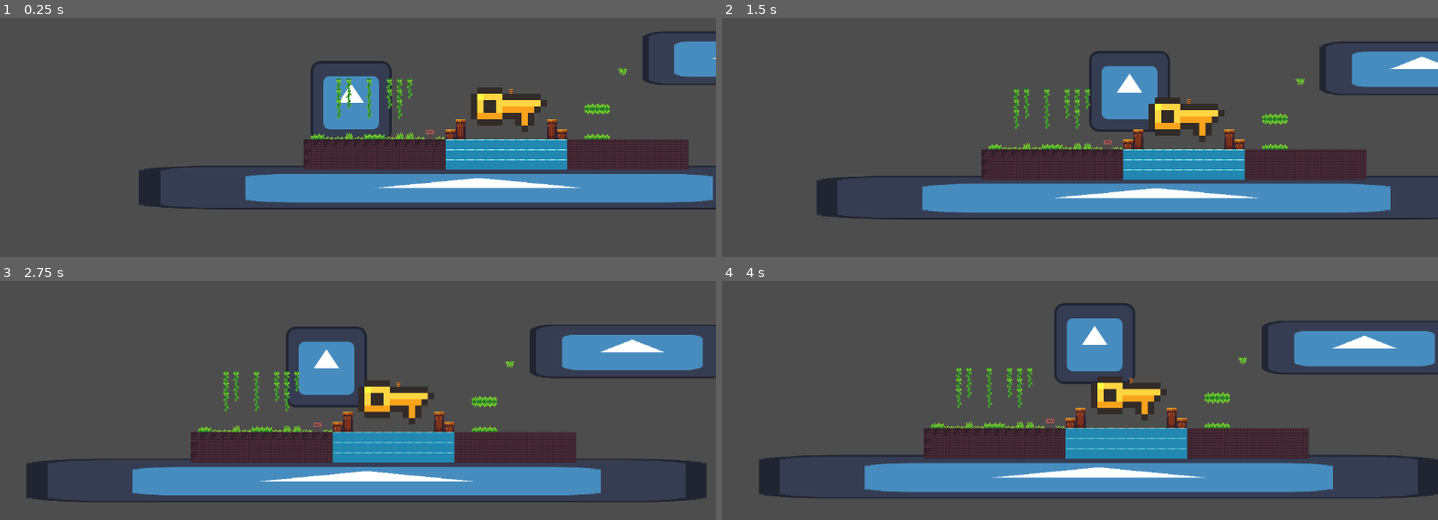
Above: before the commit, frames 1-4 (two rows, left to right).
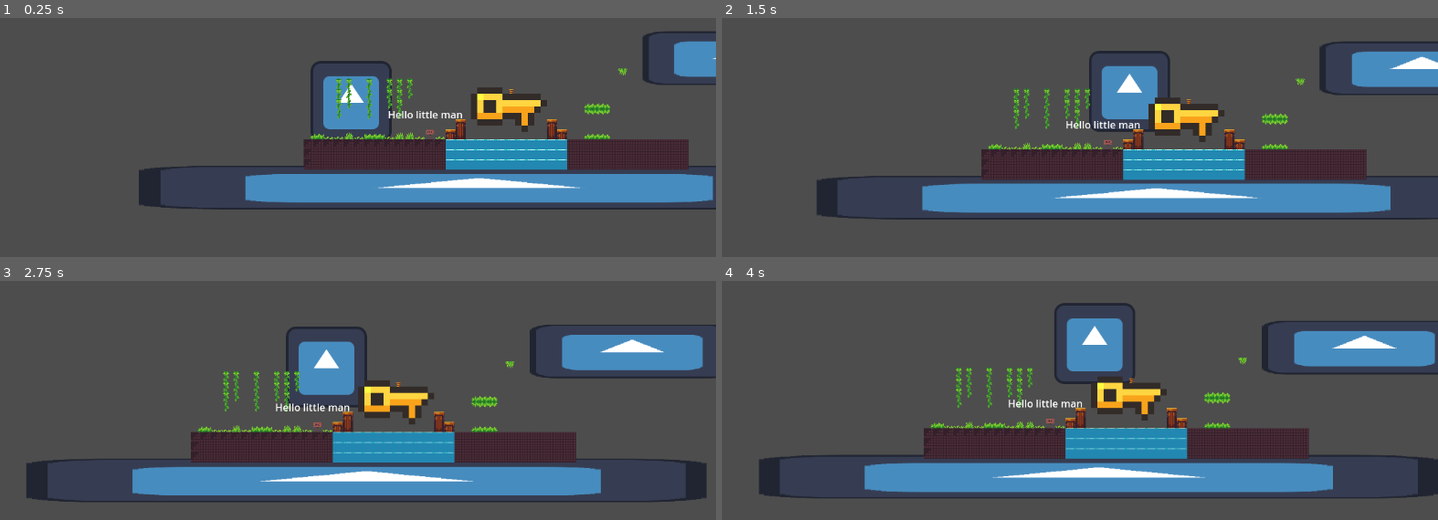
Above: after the commit, the same moments.

Repository: The-E21/TempleExploreDurhack24
Game: Godot game, scene res://Scenes/temple_scene.tscn
Same seed, same stepped clock (60 frames per second), same inputs: the game is played once before the commit and once after it. The engine's default icon, where the game draws it, is replaced by a stand-in: a white triangle on a blue panel in a dark square.
Inputs:
- Up to frame 1 (0.25 s): no input
- Up to frame 2 (1.5 s): hold Right (ui_right) from 0.53 s (still down); tap Space (jump) at 0.77 s
- Up to frame 3 (2.75 s): tap Space (jump) at 1.52 s; release Right (ui_right) at 2.03 s; hold Left (ui_left) from 2.03 s (still down)
- Up to frame 4 (4 s): release Left (ui_left) at 2.78 s; hold Right (ui_right) from 2.78 s (still down); tap Space (jump) at 3.02, 3.77 s

The runs differ from the first frame. In frame 1, 0.2% of the frame differs, in the area x 54-65%, y 38-42%; in frame 2, 0.2%; in frame 3, 0.2%, in the area x 38-49%, y 51-55%; in frame 4, 0.2%.

Commit message:
i added a hello little man label

Diff:
--- a/Scenes/temple_scene.tscn
+++ b/Scenes/temple_scene.tscn
@@ -230,3 +230,11 @@
 position = Vector2(616, 476)
 scale = Vector2(10, 10)
 texture = SubResource("AtlasTexture_6ob7r")
+
+[node name="Label" type="Label" parent="."]
+offset_left = 425.0
+offset_top = 477.0
+offset_right = 544.0
+offset_bottom = 500.0
+text = "Hello little man"
+horizontal_alignment = 1
